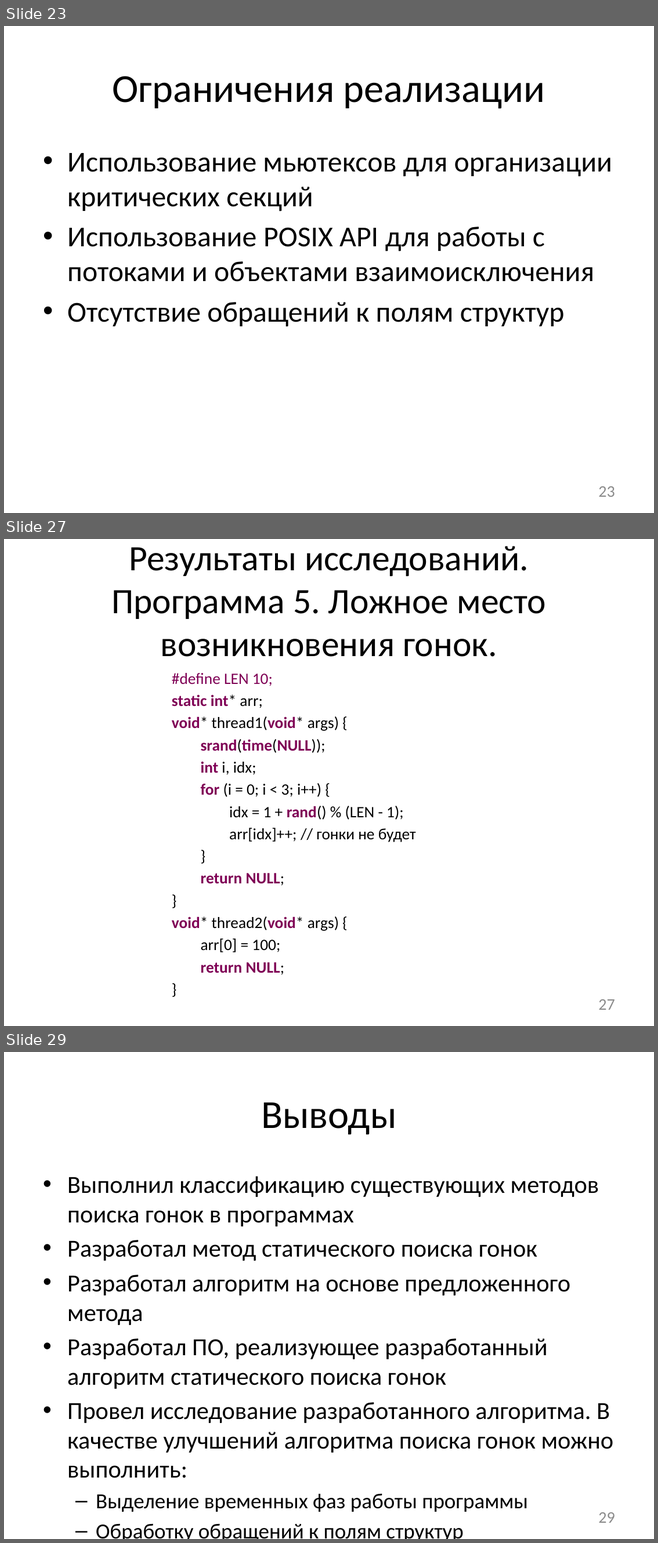
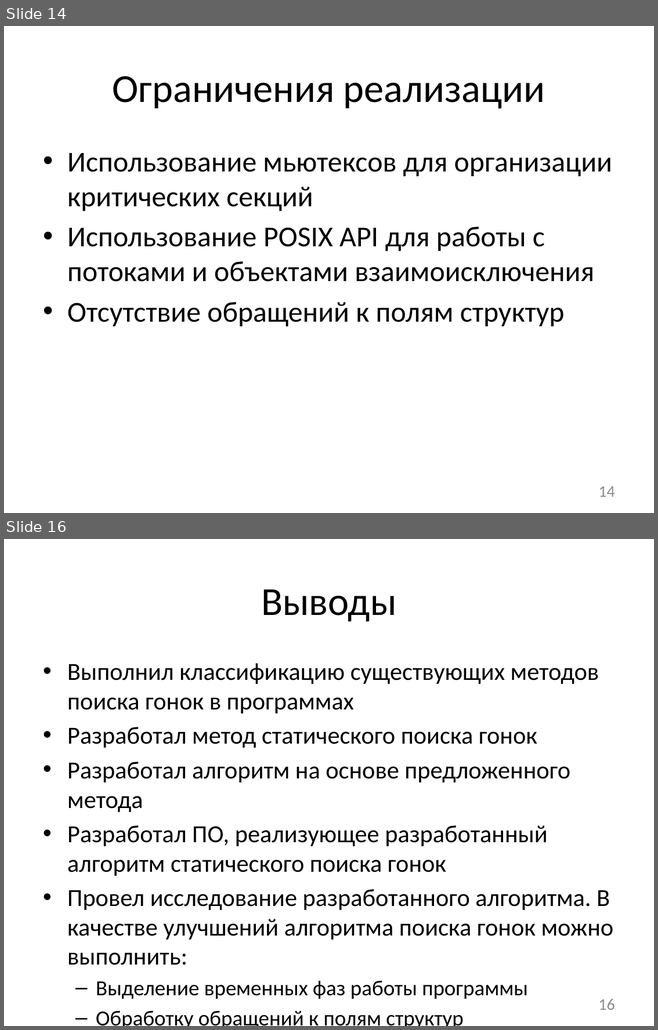
Before and after one commit to afrolovskiy/diplom, a slide deck: presentations/diplom/static race detection.pptx. Shown one above the other, each under a label of ours: slides 23, 27 and 29 before the commit, slides 14 and 16 after it; the slides between them are not shown. The pictures are 658x1543 and 658x1030 pixels, drawn with LibreOffice and Linux fonts; fonts in the diff are those of the drawing. Boxes give left, top, right and bottom in pixels: in the first picture for what was removed or moved away, otherwise in the second. Text is boxed around its words. In the diff, an @@ line names an element or a change of style, - is before the commit and + after.

```diff
--- a/presentations/diplom/static race detection.pptx
+++ b/presentations/diplom/static race detection.pptx
@@ slide 27 removed at box(4, 539, 654, 1026), background #FFFFFF @@
@@ title removed at box(111, 546, 546, 657) @@
-Результаты исследований. Программа 5. Ложное место возникновения гонок.
@@ text removed at box(172, 673, 416, 953) @@
-#define LEN 10;
-static int* arr;
-void* thread1(void* args) {
-srand(time(NULL));
-int i, idx;
-for (i = 0; i < 3; i++) {
-idx = 1 + rand() % (LEN - 1);
-arr[idx]++; // гонки не будет
-}
-return NULL;
-}
-void* thread2(void* args) {
-arr[0] = 100;
-return NULL;
-}
@@ page number removed at box(598, 1000, 614, 1010) @@
-27
@@ what was slide 23 is now slide 14 @@
@@ page number at box(598, 487, 614, 497): text changed @@
-23
+14
@@ what was slide 29 is now slide 16 @@
@@ page number at box(598, 999, 614, 1010): text changed @@
-29
+16
```
Also in this commit, not shown: 1 slide changed, 1 slide added, 13 other slides removed, 1 other file.
